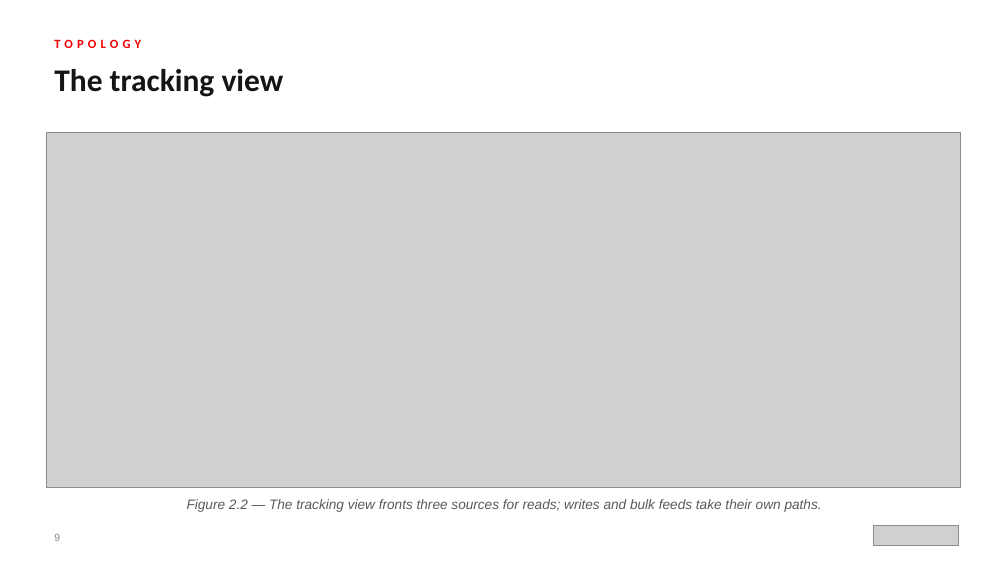
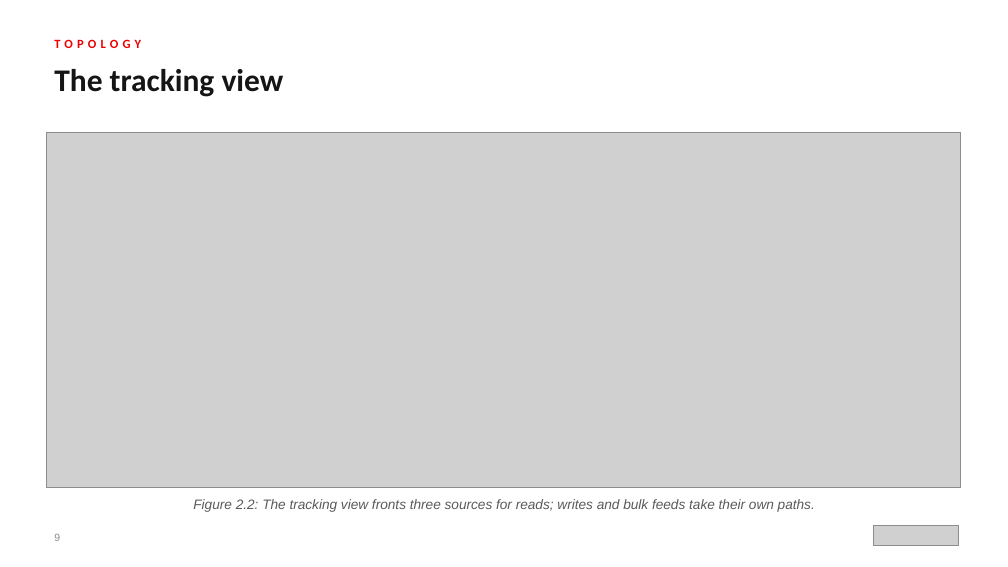
Before and after one commit to patterncatalyst/api-patterns-and-practices-graphql, a slide deck: slide 9 of presentation/api-patterns-graphql-100/api-patterns-graphql-100.pptx. Drawn at 1008x567 pixels with LibreOffice and Linux fonts; fonts in the diff are those of the drawing; grey boxes stand for pictures. Boxes give left, top, right and bottom in pixels: in the first picture for what was removed or moved away, otherwise in the second. Text is boxed around its words. In the diff, an @@ line names an element or a change of style, - is before the commit and + after.

```diff
--- a/presentation/api-patterns-graphql-100/api-patterns-graphql-100.pptx
+++ b/presentation/api-patterns-graphql-100/api-patterns-graphql-100.pptx
@@ text at [193,499,815,512]: text changed @@
-Figure 2.2 — The tracking view fronts three sources for reads; writes and bulk feeds take their own paths.
+Figure 2.2: The tracking view fronts three sources for reads; writes and bulk feeds take their own paths.
```
Also in this commit, not shown: 47 other slides changed, 5 other files.
